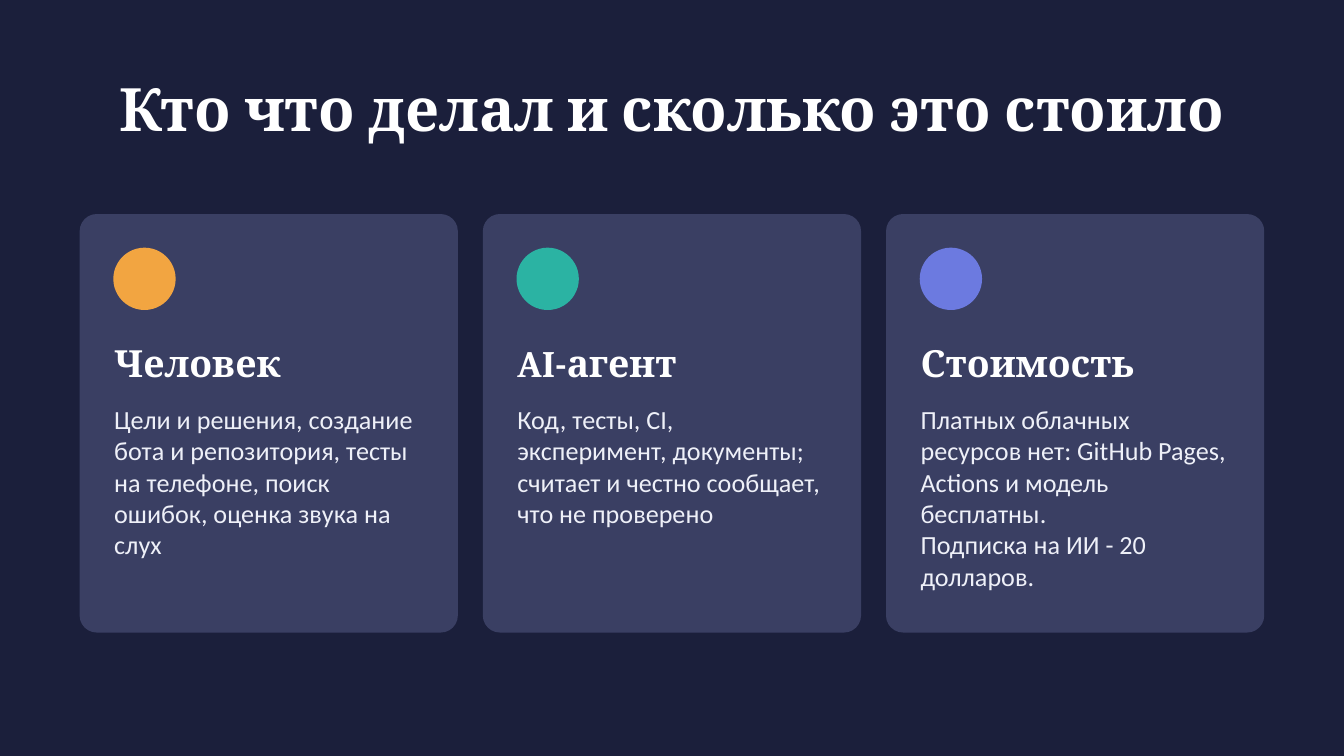
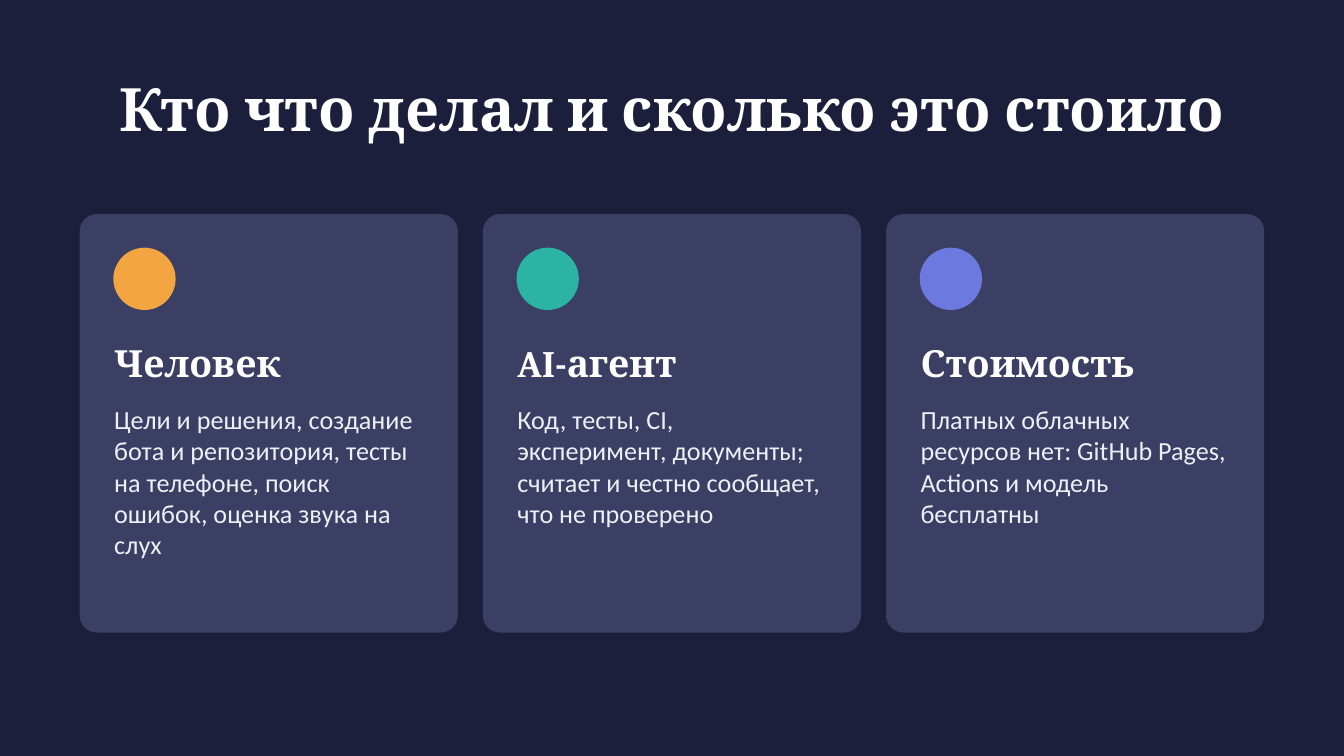
Before and after one commit to Maryna-Maksimava/Internship_practice, a slide deck: slide 10 of docs/presentation.pptx. Drawn at 1344x756 pixels with LibreOffice and Linux fonts; fonts in the diff are those of the drawing. Boxes give left, top, right and bottom in pixels: in the first picture for what was removed or moved away, otherwise in the second. Text is boxed around its words. In the diff, an @@ line names an element or a change of style, - is before the commit and + after.

```diff
--- a/docs/presentation.pptx
+++ b/docs/presentation.pptx
@@ text at (921, 411, 1225, 523): text changed @@
-Платных облачных ресурсов нет: GitHub Pages, Actions и модель бесплатны.
-Подписка на ИИ - 20 долларов.
+Платных облачных ресурсов нет: GitHub Pages, Actions и модель бесплатны
```
Also in this commit, not shown: 6 other slides changed, 11 other files.
